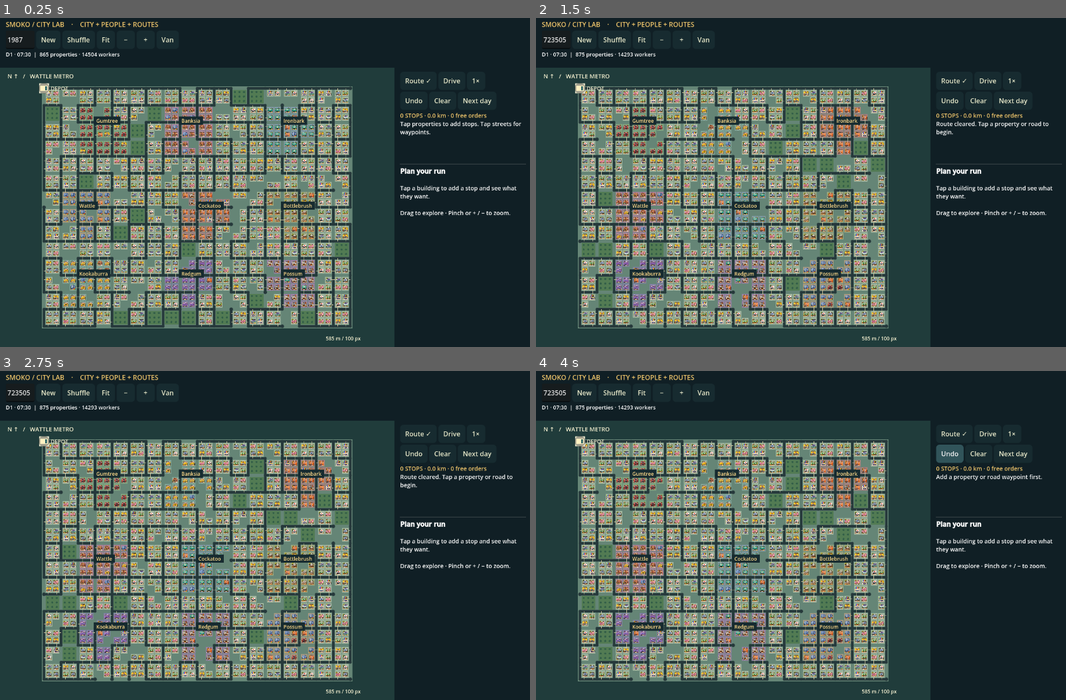
Above: before the commit, frames 1-4 (two rows, left to right).
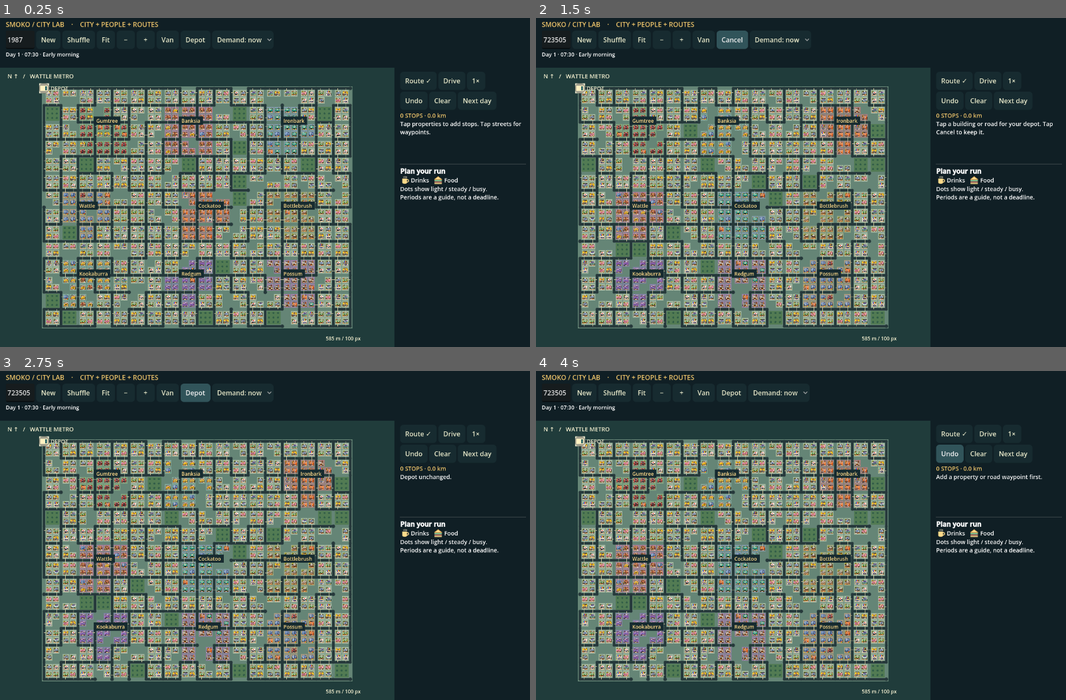
Above: after the commit, the same moments.

Repository: rknell/smoko-van
Game: Godot game, scene res://main.tscn
The game is run twice, just before and just after one commit, with the same random seed, the same clock (stepped at 60 frames per second) and the same inputs.
Inputs (mouse positions are in pixels of both pictures, inside the frame that each line leads up to):
- Up to frame 1 (0.25 s): no input
- Up to frame 2 (1.5 s): click "Shuffle" at 0.5 s; click (732, 41) at 1.25 s, where only the run after the commit has a clickable "Depot"
- Up to frame 3 (2.75 s): click (196, 394) at 2 s, where only the run after the commit has a clickable "Cancel"
- Up to frame 4 (4 s): click "Drive" at 2.75 s; click "Undo" at 3.5 s

The runs differ from the first frame. In frame 1, 11% of the frame differs, in the area x 1-98%, y 5-94%; in frame 2, 12%, in the area x 1-98%, y 3-94%; in frame 3, 12%; in frame 4, 11%.

Commit message:
Add depot placement and fuzzy period demand with map icons

Diff:
--- /dev/null
+++ b/prototypes/city-lab/assets/drink.svg
@@ -0,0 +1 @@
+<svg xmlns="http://www.w3.org/2000/svg" width="32" height="32" viewBox="0 0 32 32"><path d="M7 10h17v13q0 5-8 5t-9-5z" fill="#ffdb8a"/><path d="M24 13h3q6 8-3 9" fill="none" stroke="#ffdb8a" stroke-width="3"/><path d="M11 7V3m6 4V2m5 5V3" stroke="#fff2d0" stroke-width="2" stroke-linecap="round"/></svg>
--- /dev/null
+++ b/prototypes/city-lab/assets/food.svg
@@ -0,0 +1 @@
+<svg xmlns="http://www.w3.org/2000/svg" width="32" height="32" viewBox="0 0 32 32"><path d="M3 13L16 3l13 10z" fill="#ffd98a" stroke="#e9b25c" stroke-width="2" stroke-linejoin="round"/><path d="M3 15h26v4H3z" fill="#8bd29d"/><path d="M3 20h26v3H3z" fill="#e68775"/><path d="M3 25h26v4H3z" fill="#ffd98a"/></svg>
--- a/prototypes/city-lab/scripts/city.gd
+++ b/prototypes/city-lab/scripts/city.gd
@@ -7,6 +7,13 @@
 const FIRST = ["Alex", "Sam", "Charlie", "Morgan", "Jamie", "Riley", "Ash", "Taylor", "Billie", "Jordan", "Casey", "Drew", "Lee", "Frankie", "Pat", "Jess"]
 const LAST = ["Kelly", "Nguyen", "Singh", "Wilson", "Brown", "Chen", "Williams", "Jones", "Patel", "Smith", "Martin", "Ryan"]
 const DRINKS = ["Flat white", "Long black", "Tea", "Iced coffee"]
+const PERIODS = [
+	{"name":"Early morning", "start":360, "end":540},
+	{"name":"Morning", "start":540, "end":660},
+	{"name":"Lunch", "start":660, "end":840},
+	{"name":"Afternoon", "start":840, "end":1080}
+]
+var depot = Vector2.ZERO
 const MEALS = ["Meat pie", "Salad wrap", "Toastie", "Veggie roll"]
 const INDUSTRIES = [
 	{"name":"Engineering", "sprite":0, "mix":[0,7,12]},
@@ -36,6 +43,7 @@
 var height = ROWS * BLOCK
 
 func generate(seed_value: int) -> void:
+	depot = Vector2.ZERO
 	city_seed = seed_value
 	precincts.clear()
 	industrial_blocks.clear()
@@ -95,13 +103,26 @@
 					sprite = industry.sprite if rng.randf()<0.75 else industry.mix[rng.randi_range(0,industry.mix.size()-1)]
 				var name = ["Wattle", "Banksia", "Ironbark", "River", "Coastal", "Southern"][rng.randi_range(0,5)] + " " + BUILDINGS[sprite]
 				var p = {"id":properties.size(), "name":name, "zone":"Industrial" if industrial else "Commercial", "precinct":district_id, "sprite":sprite, "rect":rect, "access":access, "staff":[], "style":rng.randi_range(0,3), "orders":0}
+				p["customer"] = rng.randf() >= 0.28
 				var count = rng.randi_range(12,36) if industrial else rng.randi_range(5,22)
 				for j in range(count):
 					var start = rng.randi_range(360,420) if industrial else rng.randi_range(480,540)
 					var worker = {"id":workers.size(), "name":FIRST[rng.randi_range(0,15)]+" "+LAST[rng.randi_range(0,11)], "property" …(253 unchanged characters)…
+					worker["drink_periods"] = []
+					worker["meal_periods"] = []
+					worker["served_drinks"] = []
+					worker["served_meals"] = []
+					for period in range(4):
+						# Broad windows: staff available during any part of the period
+						# can be served throughout it; no minute-perfect appointments.
+						var available = start < PERIODS[period].end and worker.end > PERIODS[period].start
+						if p.customer and available:
+							if rng.randf() < [0.75,0.85,0.4,0.6][period]: worker.drink_periods.append(period)
+							if rng.randf() < [0.15,0.2,0.9,0.25][period]: worker.meal_periods.append(period)
 					p.staff.append(worker.id)
 					workers.append(worker)
 				properties.append(p)
+	_prepare_day()
 
 func _generate_roads(rng: RandomNumberGenerator) -> void:
 	roads.clear()
@@ -207,21 +228,53 @@
 		if p.rect.has_point(point): return p.id
 	return -1
 
+func period_at(at: float) -> int:
+	for i in range(PERIODS.size()):
+		if at >= PERIODS[i].start and at < PERIODS[i].end: return i
+	return -1
+
+func _prepare_day() -> void:
+	# Daily turnout varies, but this seed/day always gives the same outcome.
+	var rng = RandomNumberGenerator.new()
+	rng.seed = city_seed * 1000003 + day * 7919
+	for p in properties:
+		p["turnout"] = rng.randf_range(0.70,1.0)
+	for w in workers:
+		w["today_drinks"] = []
+		w["today_meals"] = []
+		# A small timing buffer; periods remain distinct for route planning.
+		w["boundaries"] = [360,540+rng.randi_range(-8,8),660+rng.randi_range(-8,8),840+rng.randi_range(-8,8),1080]
+		for period in w.drink_periods:
+			if rng.randf()<properties[w.property].turnout: w.today_drinks.append(period)
+		for period in w.meal_periods:
+			if rng.randf()<properties[w.property].turnout: w.today_meals.append(period)
+
+func worker_period(w: Dictionary, at: float) -> int:
+	for i in range(4):
+		if at>=w.boundaries[i] and at<w.boundaries[i+1]: return i
+	return -1
+
 func wants(w: Dictionary, at: float) -> Array:
 	var result: Array = []
-	if at < w.start or at >= w.end: return result
-	if at >= w.coffee_break-20 and at <= w.coffee_break+60 and at-w.last_drink >= 150:
-		result.append(w.drink)
-	elif at >= w.lunch and at <= w.lunch+45 and at-w.last_drink >= 150:
-		result.append(w.drink)
-	if at >= w.lunch-15 and at <= w.lunch+45 and at-w.last_meal >= 240:
-		result.append(w.meal)
+	var period = worker_period(w,at)
+	if period < 0: return result
+	if period in w.today_drinks and not period in w.served_drinks: result.append(w.drink)
+	if period in w.today_meals and not period in w.served_meals: result.append(w.meal)
 	return result
 
-func demand(property_id: int) -> Dictionary:
+func demand(property_id: int, at: float = -1) -> Dictionary:
 	var result = {}
 	for id in properties[property_id].staff:
-		for item in wants(workers[id],clock): result[item] = result.get(item,0)+1
+		for item in wants(workers[id],clock if at<0 else at): result[item] = result.get(item,0)+1
+	return result
+
+func demand_summary(property_id: int, period: int) -> Vector2i:
+	var result = Vector2i.ZERO
+	if period<0: return result
+	for id in properties[property_id].staff:
+		var w = workers[id]
+		if period in w.drink_periods and not period in w.served_drinks: result.x += 1
+		if period in w.meal_periods and not period in w.served_meals: result.y += 1
 	return result
 
 func serve(property_id: int) -> Dictionary:
@@ -230,8 +283,8 @@
 		var w = workers[id]
 		for item in wants(w,clock):
 			result[item] = result.get(item,0)+1
-			if item in DRINKS: w.last_drink = clock
-			else: w.last_meal = clock
+			if item in DRINKS: w.served_drinks.append(worker_period(w,clock))
+			else: w.served_meals.append(worker_period(w,clock))
 			w.orders += 1
 			total_orders += 1
 			properties[property_id].orders += 1
@@ -245,4 +298,7 @@
 	for w in workers:
 		w.last_drink = -9999.0
 		w.last_meal = -9999.0
+		w.served_drinks.clear()
+		w.served_meals.clear()
 		w.orders = 0
+	_prepare_day()
--- a/prototypes/city-lab/scripts/main.gd
+++ b/prototypes/city-lab/scripts/main.gd
@@ -1,6 +1,15 @@
 extends Control
 const City = preload("res://scripts/city.gd")
 const BUILDING_ATLAS = preload("res://assets/buildings-atlas.png")
+const DRINK_ICON = preload("res://assets/drink.svg")
+const FOOD_ICON = preload("res://assets/food.svg")
+var placing_depot = false
+var depot_button: Button
+var shuffle_button: Button
+var header_row: HBoxContainer
+var status_row: HBoxContainer
+var period_picker: OptionButton
+var demand_badges = []
 var city = City.new()
 var zoom = 0.3
 var centre = Vector2(2160,1680)
@@ -102,6 +111,7 @@
 	title.add_theme_color_override("font_color",Color("efc56b"))
 	top.add_child(title)
 	var row = HBoxContainer.new()
+	header_row = row
 	top.add_child(row)
 	seed_input = LineEdit.new()
 	seed_input.text = "1987"
@@ -110,14 +120,24 @@
 	seed_input.tooltip_text = "Same seed recreates the same city and workers."
 	row.add_child(seed_input)
 	_button("New",_generate,row)
-	_button("Shuffle",func(): seed_input.text=str(randi()%999999); _generate(),row)
+	shuffle_button = _button("Shuffle",func(): seed_input.text=str(randi()%999999); _generate(),row)
 	_button("Fit",_fit,row)
 	_button("−",func(): _zoom_at(0.8,map_rect.get_center()),row)
 	_button("+",func(): _zoom_at(1.25,map_rect.get_center()),row)
 	van_button = _button("Van",_focus_van,row)
+	depot_button = _button("Depot",_choose_depot,row)
 	status = Label.new()
 	status.add_theme_font_size_override("font_size",16 if mobile_layout else 13)
-	top.add_child(status)
+	status_row = HBoxContainer.new()
+	top.add_child(status_row)
+	status.size_flags_horizontal = Control.SIZE_EXPAND_FILL
+	status_row.add_child(status)
+	period_picker = OptionButton.new()
+	period_picker.add_item("Demand: now")
+	for period in City.PERIODS: period_picker.add_item(period.name)
+	period_picker.item_selected.connect(func(_index): _update_ui(); queue_redraw())
+	period_picker.custom_minimum_size.y = 52 if mobile_layout else 44
+	header_row.add_child(period_picker)
 	sidebar = _panel()
 	route_box = VBoxContainer.new()
 	sidebar.add_child(route_box)
@@ -142,7 +162,8 @@
 	info.bbcode_enabled = true
 	info.size_flags_vertical = Control.SIZE_EXPAND_FILL
 	info.custom_minimum_size.y = 100
-	info.add_theme_font_size_override("normal_font_size",18 if mobile_layout else 14)
+	info.add_theme_font_size_override("normal_font_size",16 if mobile_layout else 14)
+	info.add_theme_font_size_override("bold_font_size",16 if mobile_layout else 16)
 	route_box.add_child(info)
 
 func _layout() -> void:
@@ -151,7 +172,11 @@
 	header.position = Vector2.ZERO
 	var header_height = 96 if mobile_layout or (size.x>=680 and size.y<600) else 126
 	title.visible = header_height==126
-	van_button.visible = not narrow
+	van_button.visible = not narrow and not mobile_layout
+	shuffle_button.visible = not narrow
+	var picker_parent = status_row if narrow else header_row
+	if period_picker.get_parent()!=picker_parent: period_picker.reparent(picker_parent)
+	if narrow: title.visible=false
 	header.size = Vector2(size.x,header_height)
 	if narrow:
 		title.text = "SMOKO / CITY LAB"
@@ -165,7 +190,7 @@
 		sidebar.position = Vector2(size.x-panel_width,header_height)
 		sidebar.size = Vector2(panel_width,size.y-header_height)
 		map_rect = Rect2(0,header_height,size.x-panel_width,size.y-header_height)
-		route_info.custom_minimum_size.y = 58 if size.y < 600 else 120
+		route_info.custom_minimum_size.y = 48 if size.y < 600 else 120
 		info.custom_minimum_size.y = 70 if size.y < 600 else 100
 	queue_redraw()
 
@@ -198,16 +223,26 @@
 		message = "Use a whole number for the city seed."
 		_update_ui()
 		return
+	placing_depot = false
 	city.generate(int(seed_input.text))
 	selected = -1
 	_clear()
 	if mobile_layout: _focus_van()
 	else: _fit()
 
+func _choose_depot() -> void:
+	if started:
+		message = "Start the next day or clear the run to move your depot."
+	else:
+		placing_depot = not placing_depot
+		message = "Tap a building or road for your depot. Tap Cancel to keep it." if placing_depot else "Depot unchanged."
+	_update_ui()
+
 func _clear() -> void:
+	placing_depot = false
 	stops.clear()
 	legs.clear()
-	van = Vector2.ZERO
+	van = city.depot
 	travelling = false
 	started = false
 	dwell = 0
@@ -228,7 +263,7 @@
 
 func _rebuild() -> void:
 	legs.clear()
-	var previous = Vector2.ZERO
+	var previous = city.depot
 	distance = 0
 	for stop in stops:
 		var points = city.path(previous,stop.point)
@@ -238,6 +273,10 @@
 	queue_redraw()
 
 func _toggle_drive() -> void:
+	if placing_depot:
+		message = "Place your depot or tap Cancel before driving."
+		_update_ui()
+		return
 	if city.clock >= 1080:
 		message = "Day finished. Start the next day to drive again."
 	elif stops.is_empty():
@@ -247,12 +286,13 @@
 	else:
 		travelling = not travelling
 		started = true
-		message = "Following roads. Free service at each property." if travelling else "Paused. Inspect any property or worker."
+		message = "Following roads. Free service at each property." if travelling else "Paused. Tap a property to see demand."
 	_update_ui()
 
 func _next_day() -> void:
+	placing_depot = false
 	city.next_day()
-	van = Vector2.ZERO
+	van = city.depot
 	travelling = false
 	started = false
 	leg_index = 0
@@ -322,6 +362,19 @@
 func _tap(point: Vector2) -> void:
 	if point.x < -30 or point.y < -30 or point.x > city.width+30 or point.y > city.height+30: return
 	selected = city.property_at(point)
+	if placing_depot:
+		var access = city.properties[selected].access if selected>=0 else city.road_point(point)
+		if selected<0 and access.distance_to(point)>32:
+			message = "Place the depot beside a building or on a road."
+		else:
+			city.depot = access
+			van = access
+			placing_depot = false
+			_rebuild()
+			message = "Depot placed. Your route starts here."
+		_update_ui()
+		queue_redraw()
+		return
 	if route_mode and not started:
 		var target = city.properties[selected].access if selected>=0 else city.road_point(point)
 		if selected<0 and target.distance_to(point)>32:
@@ -385,31 +438,42 @@
 
 func _update_ui() -> void:
 	if not is_instance_valid(status): return
-	status.text = "D%d · %s  |  %d properties · %s workers" % [city.day,_time(city.clock),city.properties.size(),str(city.workers.size())]
+	var current_period = city.period_at(city.clock)
+	status.text = "Day %d · %s · %s" % [city.day,_time(city.clock),City.PERIODS[current_period].name if current_period>=0 else "Closed"]
+	depot_button.text = "Cancel" if placing_depot else "Depot"
+	var shown_period = city.period_at(city.clock) if period_picker.selected==0 else period_picker.selected-1
+	demand_badges.clear()
+	for property in city.properties:
+		if period_picker.selected==0:
+			var amounts = Vector2i.ZERO
+			var actual = city.demand(property.id)
+			for item in actual:
+				if item in City.DRINKS: amounts.x+=actual[item]
+				else: amounts.y+=actual[item]
+			demand_badges.append(amounts)
+		else: demand_badges.append(city.demand_summary(property.id,shown_period))
+	queue_redraw()
 	mode_button.text = "Route ✓" if route_mode else "Inspect"
 	run_button.text = "Pause" if travelling else ("Resume" if started and leg_index<legs.size() else "Drive")
-	var route_text = "[color=#efc56b]%d STOPS · %.1f km · %d free orders[/color]\n%s\n" % [stops.size(),distance/1000,city.total_orders,message]
+	var route_text = "[color=#efc56b]%d STOPS · %.1f km[/color]\n%s\n" % [stops.size(),distance/1000,message]
 	for i in range(stops.size()):
 		var p = stops[i].property
 		route_text += "%d. %s%s\n" % [i+1,city.properties[p].name if p>=0 else "Road waypoint"," ✓" if i<leg_index else ""]
 	if route_info.text != route_text: route_info.text = route_text
 	if selected<0:
-		var instructions = "[b]Plan your run[/b]\n\nTap a building to add a stop and see what they want.\n\nDrag to explore · Pinch or + / − to zoom."
+		var instructions = "[b]Plan your run[/b]\n[img=22x22]res://assets/drink.svg[/img] Drinks   [img=22x22]res://assets/food.svg[/img] Food\nDots show light / steady / busy.\nPeriods are a guide, not a deadline."
 		if info.text != instructions: info.text = instructions
 		return
 	var p = city.properties[selected]
-	var drinks = 0
-	var food = 0
-	var demand = city.demand(selected)
-	for item in demand:
-		if item in City.DRINKS: drinks += demand[item]
-		else: food += demand[item]
-	var summary = "[color=#efc56b][b]%s[/b][/color]\n%d staff\n\n[b]Wanted now[/b]\n" % [p.name,p.staff.size()]
-	if drinks+food == 0:
-		summary += "No orders right now."
+	var summary = "[color=#efc56b][b]%s[/b][/color]\n" % p.name
+	if not p.customer:
+		summary += "No van customers here."
 	else:
-		summary += "%d drinks   ·   %d meals" % [drinks,food]
-	summary += "\n\n%d orders served today" % p.orders
+		for period in range(4):
+			var amounts = city.demand_summary(selected,period)
+			var line = "%s  [img=18x18]res://assets/drink.svg[/img]%s [img=18x18]res://assets/food.svg[/img]%s" % [City.PERIODS[period].name,_demand_dots(amounts.x),_demand_dots(amounts.y)]
+			if period==shown_period: line = "[color=#efc56b]"+line+"[/color]"
+			summary += line+"\n"
 	if info.text != summary: info.text = summary
 
 func _draw() -> void:
@@ -458,6 +522,20 @@
 		var source = Rect2(Vector2(p.sprite%4,p.sprite/4)*cell,cell)
 		draw_texture_rect_region(BUILDING_ATLAS,r,source)
 		if p.id==selected: draw_rect(r.grow(3),Color("fff0b3"),false,2)
+		if zoom>0.25 and p.id<demand_badges.size():
+			var amounts = demand_badges[p.id]
+			if amounts.x+amounts.y>0:
+				var count = int(amounts.x>0)+int(amounts.y>0)
+				var badge = Rect2(r.get_center().x-count*10,r.position.y-25,count*20,27)
+				draw_style_box(_badge_style(),badge)
+				var icon_x = badge.position.x
+				if amounts.x>0:
+					draw_texture_rect(DRINK_ICON,Rect2(icon_x,badge.position.y,18,18),false)
+					_draw_demand_dots(Vector2(icon_x,badge.position.y+22),amounts.x)
+					icon_x+=20
+				if amounts.y>0:
+					draw_texture_rect(FOOD_ICON,Rect2(icon_x,badge.position.y,18,18),false)
+					_draw_demand_dots(Vector2(icon_x,badge.position.y+22),amounts.y)
 	for district in city.precincts:
 		var at = screen(district.centre-Vector2(120,120))
 		if not map_rect.has_point(at): continue
@@ -477,7 +555,7 @@
 		if not map_rect.has_point(at): continue
 		draw_circle(at,11,Color("f4c45f") if i>=leg_index else Color("80c8b4"))
 		draw_string(ui_font,at+Vector2(-5,5),str(i+1),HORIZONTAL_ALIGNMENT_LEFT,-1,13,Color("192f32"))
-	var depot = screen(Vector2.ZERO)
+	var depot = screen(city.depot)
 	draw_rect(Rect2(depot-Vector2(12,12),Vector2(24,24)),Color("e7e5ca"))
 	draw_string(ui_font,depot+Vector2(16,5),"DEPOT",HORIZONTAL_ALIGNMENT_LEFT,-1,13,Color("f0edce"))
 	var v = screen(van)
@@ -487,3 +565,24 @@
 	# Screen-space compass and scale remain legible at city-wide zoom.
 	draw_string(ui_font,map_rect.position+Vector2(18,26),"N ↑   /   WATTLE METRO",HORIZONTAL_ALIGNMENT_LEFT,-1,14,Color("f0edce"))
 	draw_string(ui_font,map_rect.end-Vector2(165,16),"%.0f m / 100 px" % (100/zoom),HORIZONTAL_ALIGNMENT_LEFT,-1,12,Color("f0edce"))
+
+
+func _badge_style() -> StyleBoxFlat:
+	var style = StyleBoxFlat.new()
+	style.bg_color = Color("172b30")
+	style.set_corner_radius_all(5)
+	return style
+
+func _demand_level(amount: int) -> int:
+	if amount<=0: return 0
+	if amount<=5: return 1
+	if amount<=14: return 2
+	return 3
+
+func _demand_dots(amount: int) -> String:
+	return ["–","•","••","•••"][_demand_level(amount)]
+
+func _draw_demand_dots(at: Vector2, amount: int) -> void:
+	var level = _demand_level(amount)
+	for i in range(3):
+		draw_circle(at+Vector2(4+i*5,0),1.7,Color("ffdb8a") if i<level else Color("4d6668"),true,-1,true)
--- a/prototypes/city-lab/tests/mobile_layout_test.gd
+++ b/prototypes/city-lab/tests/mobile_layout_test.gd
@@ -19,6 +19,11 @@
 		assert(button.get_global_rect().end.x<=scene.size.x+1 and button.get_global_rect().end.y<=scene.size.y+1,"Button clipped: "+button.text)
 	await RenderingServer.frame_post_draw
 	root.get_texture().get_image().save_png("res://screenshots/android-landscape.png")
+	scene.selected = scene.city.properties.filter(func(p): return p.customer)[0].id
+	scene._update_ui()
+	await process_frame
+	await RenderingServer.frame_post_draw
+	root.get_texture().get_image().save_png("res://screenshots/demand-landscape.png")
 	root.size=Vector2i(1920,1080)
 	await process_frame
 	await process_frame
--- a/prototypes/city-lab/tests/model_test.gd
+++ b/prototypes/city-lab/tests/model_test.gd
@@ -59,18 +59,38 @@
 			check(p.sprite>=0 and p.sprite<16,"Valid building atlas cell")
 			if p.zone=="Industrial": check(p.precinct>=0,"Every industrial property has a precinct")
 		check(sprites.size()==16,"All sixteen building graphics have uses")
-	var worker = c.workers[0]
-	c.clock=worker.coffee_break
-	var wants_before=c.wants(worker,c.clock)
-	check(worker.drink in wants_before,"Personal break drives individual demand")
+	var inactive = 0
+	for p in c.properties:
+		if not p.customer:
+			inactive += 1
+			for period in range(4): check(c.demand_summary(p.id,period)==Vector2i.ZERO,"Non-customer businesses never order")
+	check(inactive>100 and inactive<c.properties.size()/2,"City mixes customers and non-customers")
+	var worker = c.workers.filter(func(w): return not w.today_drinks.is_empty())[0]
+	var period = worker.today_drinks[0]
+	c.clock=City.PERIODS[period].start+30
+	check(worker.drink in c.wants(worker,c.clock),"Worker wants a drink within broad window")
+	check(c.wants(worker,c.clock)==c.wants(worker,City.PERIODS[period].end-30),"Demand stable across the core of a broad window")
 	var orders=c.serve(worker.property)
 	check(orders.get(worker.drink,0)>0,"Free service fulfils actual individual demand")
 	check(not worker.drink in c.wants(worker,c.clock),"Satisfied worker cannot instantly order again")
 	var total=c.total_orders
 	c.serve(worker.property)
-	check(c.total_orders==total,"Repeated service at same minute does not create orders")
-	check(c.wants(worker,worker.end+1).is_empty(),"Off-shift workers do not order")
+	check(c.total_orders==total,"Repeated service cannot farm orders")
+	check(c.period_at(539)==0 and c.period_at(540)==1 and c.period_at(660)==2 and c.period_at(840)==3,"Window boundaries")
+	check(c.wants(worker,1080).is_empty(),"No demand after closing")
+	var first_day = c.workers.duplicate(true)
 	c.next_day()
+	check(c.workers!=first_day,"Daily turnout varies")
 	check(c.total_orders==0 and worker.orders==0,"New day resets service history")
+	check(worker.served_drinks.is_empty() and worker.served_meals.is_empty(),"New day resets served periods")
+	var boundary_values = {}
+	for w in c.workers: boundary_values[w.boundaries[1]]=true
+	check(boundary_values.size()>10,"Small timing buffer varies between workers")
+	for w in c.workers:
+		check(abs(w.boundaries[1]-540)<=8 and abs(w.boundaries[2]-660)<=8 and abs(w.boundaries[3]-840)<=8,"Periods retain clear boundaries")
+	var replay = City.new()
+	replay.generate(c.city_seed)
+	replay.next_day()
+	check(c.workers==replay.workers,"Same seed and day reproduces fuzzy demand")
 	print("City model checks: ","PASS" if failures==0 else "FAIL", " · ",c.properties.size()," properties / ",c.workers.size()," individuals")
 	quit(failures)
--- a/prototypes/city-lab/tests/route_test.gd
+++ b/prototypes/city-lab/tests/route_test.gd
@@ -36,5 +36,23 @@
 	scene.route_mode=false
 	scene._tap(property.rect.get_center())
 	assert(scene.stops.is_empty() and scene.selected==0)
-	print("Route/UI integration: PASS")
+	scene._choose_depot()
+	var base = scene.city.properties[20]
+	scene._tap(base.rect.get_center())
+	assert(scene.city.depot==base.access and scene.van==base.access)
+	scene.route_mode=true
+	scene._tap(property.rect.get_center())
+	assert(scene.legs[0][0]==base.access,"Route starts at chosen depot")
+	scene._choose_depot()
+	scene._toggle_drive()
+	assert(not scene.started,"Cannot drive while placing depot")
+	scene._choose_depot()
+	scene._next_day()
+	assert(scene.van==base.access,"Next day preserves chosen depot")
+	scene._toggle_drive()
+	scene._choose_depot()
+	assert(not scene.placing_depot,"Cannot teleport depot during a run")
+	scene._clear()
+	assert(scene.city.depot==base.access and scene.van==base.access)
+	print("Route/UI integration and depot placement: PASS")
 	quit()
Not shown, added: prototypes/city-lab/assets/drink.svg.import
Not shown, added: prototypes/city-lab/assets/food.svg.import
Not shown, changed: prototypes/city-lab/export_presets.cfg
Binary file changed: prototypes/city-lab/screenshots/android-landscape.png
Binary file added: prototypes/city-lab/screenshots/demand-landscape.png
Not shown, added: prototypes/city-lab/screenshots/demand-landscape.png.import
Binary file changed: prototypes/city-lab/screenshots/desktop.png
Binary file changed: prototypes/city-lab/screenshots/landscape.png
Binary file changed: prototypes/city-lab/screenshots/mobile.png
Not shown, changed: prototypes/city-lab/DECISIONS.md
